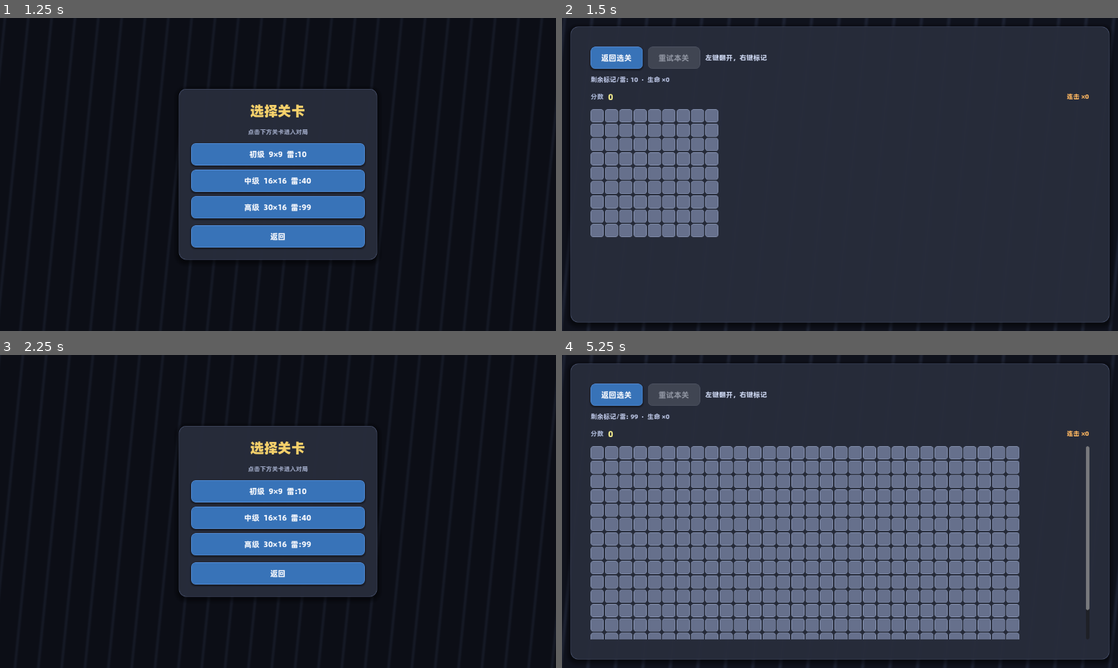
Above: before the commit, frames 1-4 (two rows, left to right).
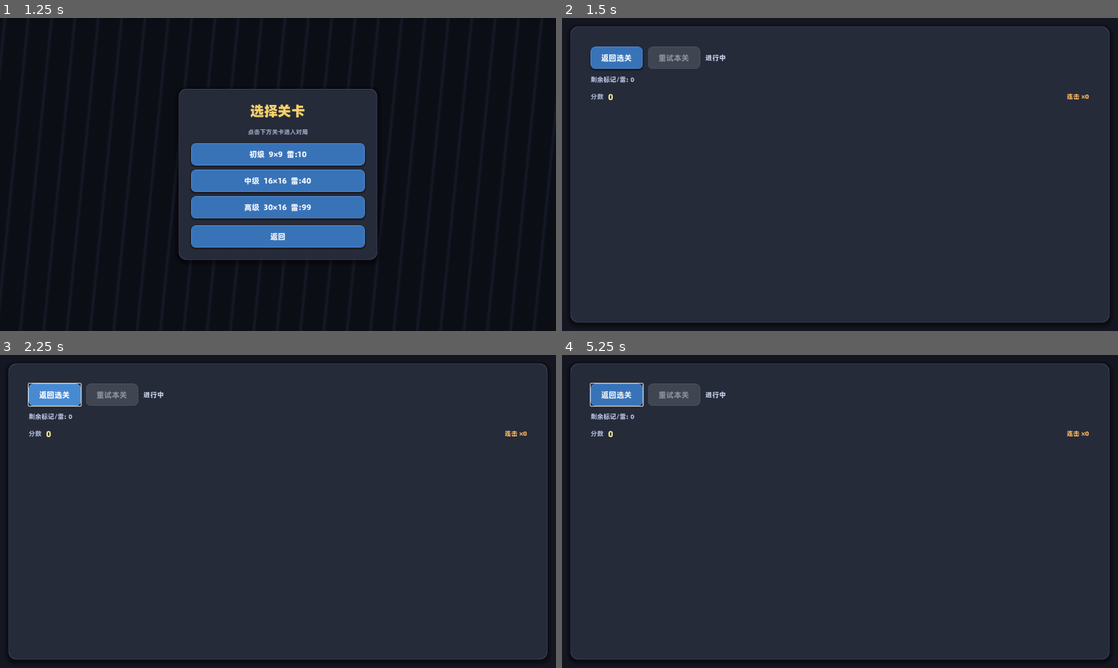
Above: after the commit, the same moments.

Repository: WXC-HUB/GoDotSolei
Game: Godot game, scene res://scenes/MainMenu.tscn
Same seed, same stepped clock (60 frames per second), same inputs: the game is played once before the commit and once after it.
Inputs (mouse positions are in pixels of both pictures, inside the frame that each line leads up to):
- Up to frame 1 (1.25 s): click "开始游戏" at 0.5 s
- Up to frame 2 (1.5 s): click "初级 9×9 雷:10" at 1.25 s
- Up to frame 3 (2.25 s): click "返回选关" at 2 s
- Up to frame 4 (5.25 s): click (840, 517) at 2.75 s, where only the run before the commit has a clickable "中级 16×16 雷:40"; click (595, 452) at 3.52 s; click "返回选关" at 4.25 s; click (840, 542) at 5 s, where only the run before the commit has a clickable "高级 30×16 雷:99"

Frame 1 is identical in both runs. In frame 2, 8.2% of the frame differs, in the area x 5-37%, y 11-70%; in frame 3, 77%, in the area x 1-99%, y 2-98%; in frame 4, 40%.
Error after the commit: Parse Error: Identifier "levels" not declared in the current scope. (res://scripts/game.gd:80)

Commit message:
游戏 UI：为 FxLayer 等 Label 显式绑定普惠体 Heavy，修复替你挡雷等 Web 乱码
Made-with: Cursor

Diff:
--- a/scripts/game.gd
+++ b/scripts/game.gd
@@ -21,6 +21,9 @@
 const FW_TIER_LIGHT := 0
 const FW_TIER_MED := 1
 const FW_TIER_HEAVY := 2
+
+## CanvasLayer 下的 Label 在 Web 上有时拿不到根 Control 的 theme，显式绑定避免「替你挡雷」等大字乱码。
+const _CJK_UI_FONT: Font = preload("res://fonts/ALIBABAPUHUITI-3-105-HEAVY.TTF")
 
 @onready var _margin: MarginContainer = $Margin
 @onready var _card: PanelContainer = $Margin/Card
@@ -55,8 +58,25 @@
 
 
 func _ready() -> void:
+	_bind_cjk_font_for_game_ui_labels()
 	_STRIPE_BG.attach(_bg, 0.27, 17.0)
 	var levels := LevelCatalog.get_levels()
+
+
+func _bind_cjk_font_for_game_ui_labels() -> void:
+	var score_title: Node = get_node_or_null("Margin/Card/Inner/VBox/ScoreRow/ScoreTitle")
+	for n: Node in [
+		_status,
+		_mine_label,
+		_score_value,
+		_combo_strip,
+		score_title,
+		_blocking_label,
+		_combo_splash,
+		_life_splash,
+	]:
+		if n is Label:
+			(n as Label).add_theme_font_override("font", _CJK_UI_FONT)
 	var idx: int = clampi(RunConfig.selected_level_index, 0, maxi(levels.size() - 1, 0))
 	if levels.is_empty():
 		_status.text = "无关卡数据"
